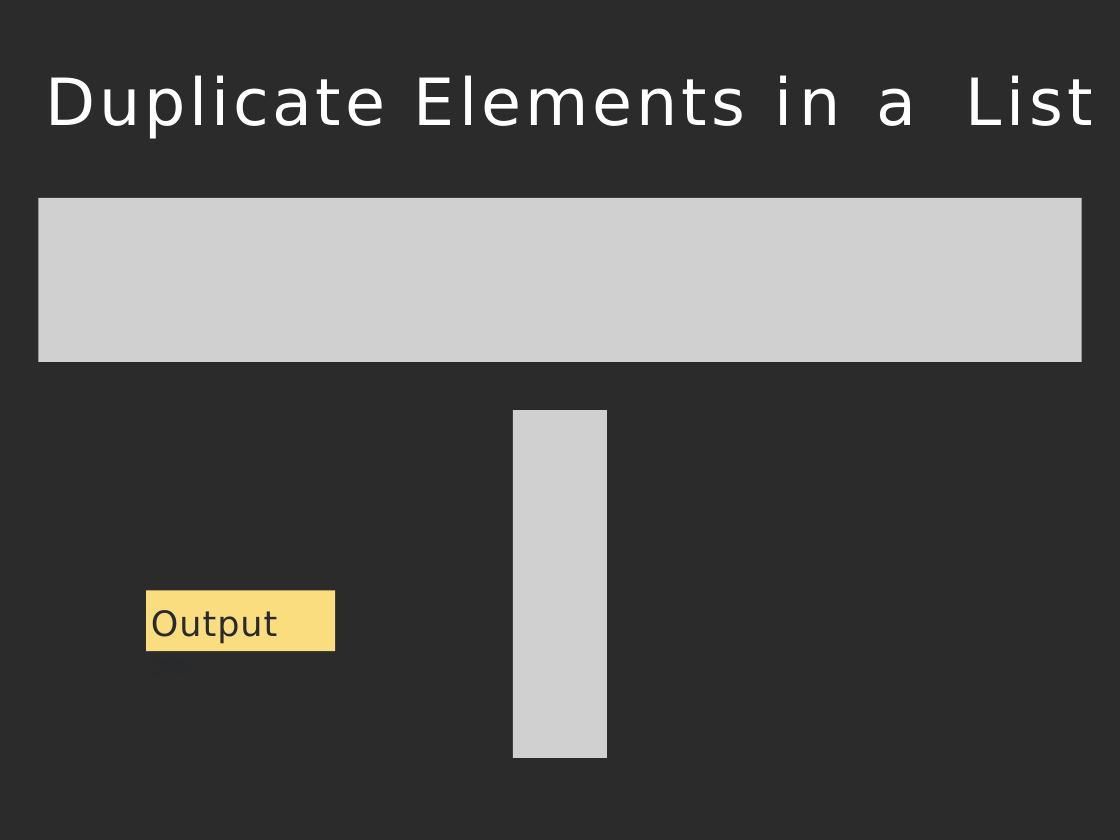
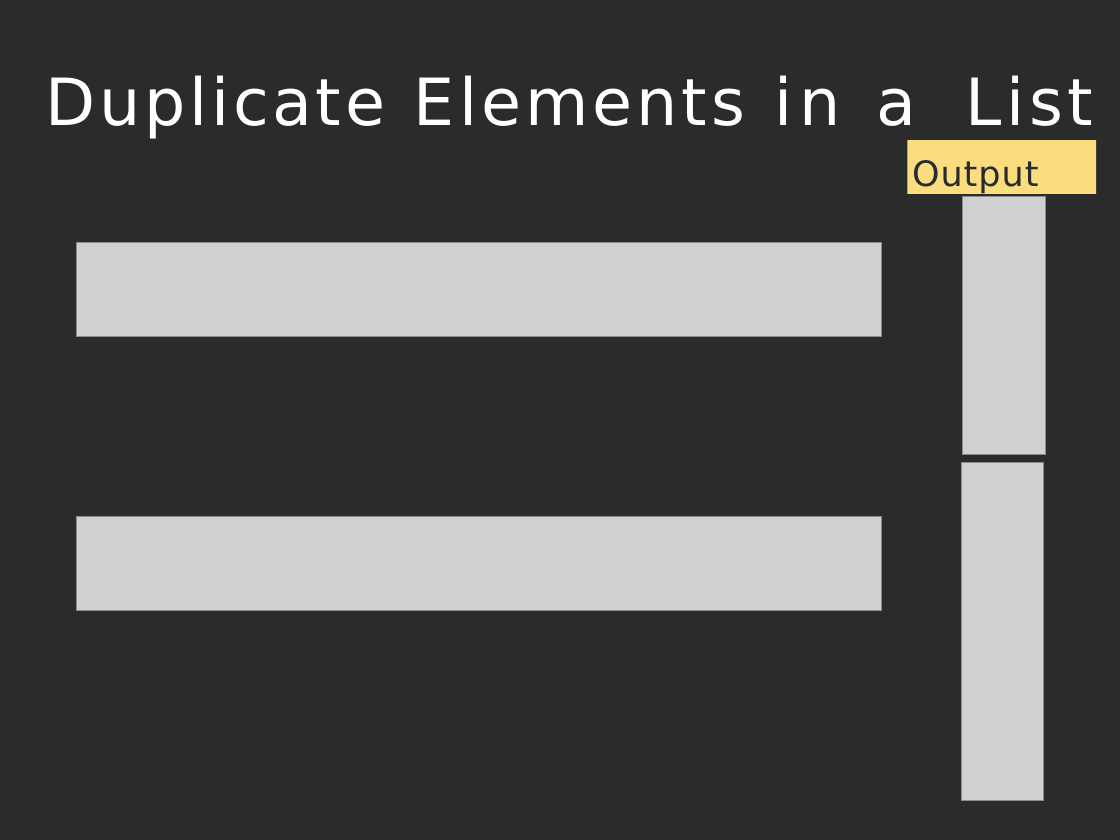
Before and after one commit to vilasvarghese/JavaFullStack, a slide deck: slide 67 of java8/java8-examples/Project1/java8-slides.pptx (slide 66 before the commit). Drawn at 1120x840 pixels with LibreOffice and Linux fonts; fonts in the diff are those of the drawing; grey boxes stand for pictures; background and template pictures are left out; a plain dark background stands for a picture behind light text. Boxes give left, top, right and bottom in pixels: in the first picture for what was removed or moved away, otherwise in the second. Text is boxed around its words. In the diff, an @@ line names an element or a change of style, - is before the commit and + after.

Commit message:
ppt update

```diff
--- a/java8/java8-examples/Project1/java8-slides.pptx
+++ b/java8/java8-examples/Project1/java8-slides.pptx
@@ rectangle "Output" resized from (x1=146, y1=591, x2=336, y2=651) to (x1=907, y1=140, x2=1096, y2=194) @@
@@ text in rectangle at (x1=912, y1=160, x2=1038, y2=194): text changed @@
-Output >>
+Output
@@ picture removed at (x1=39, y1=198, x2=1082, y2=362) @@
@@ picture added at (x1=962, y1=196, x2=1045, y2=454) @@
@@ picture added at (x1=76, y1=243, x2=881, y2=336) @@
@@ picture removed at (x1=513, y1=410, x2=606, y2=758) @@
@@ picture added at (x1=962, y1=462, x2=1044, y2=801) @@
@@ picture added at (x1=76, y1=517, x2=881, y2=610) @@
```
Also in this commit, not shown: 5 other slides changed, 1 slide removed, 7 other files.
